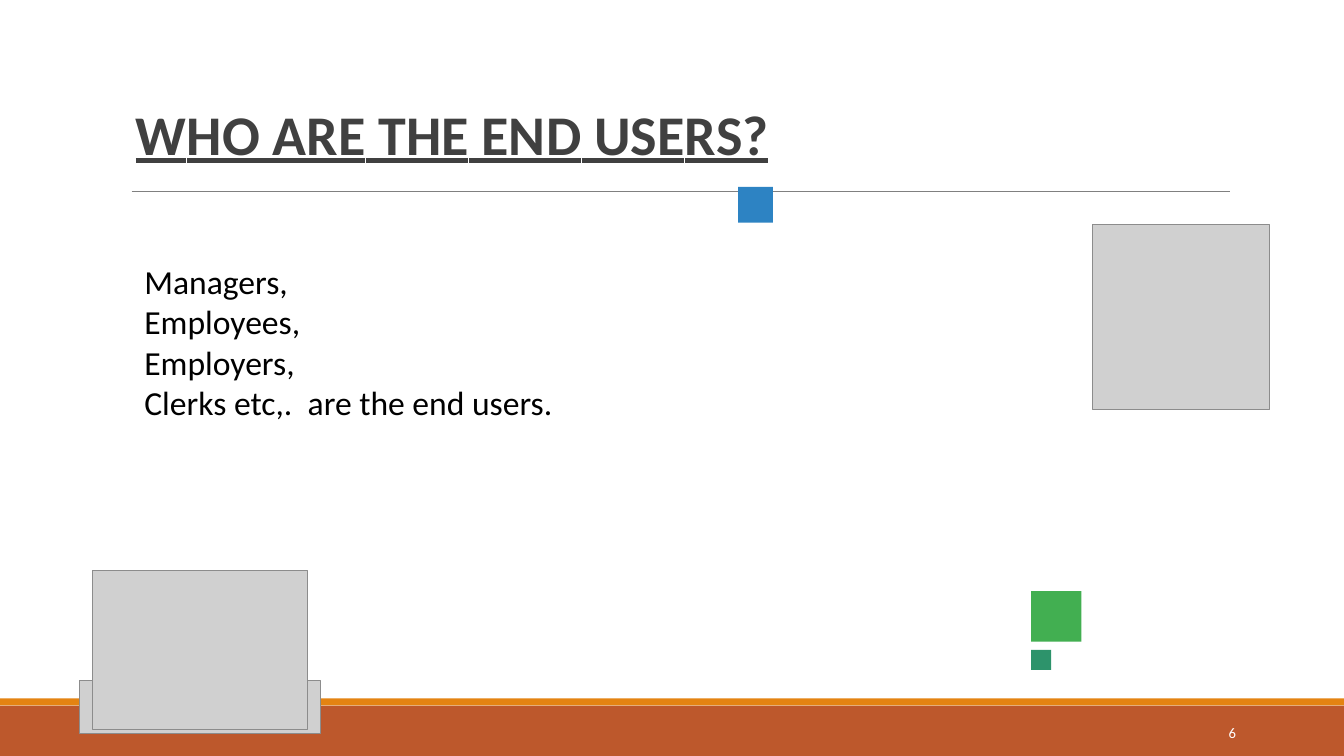
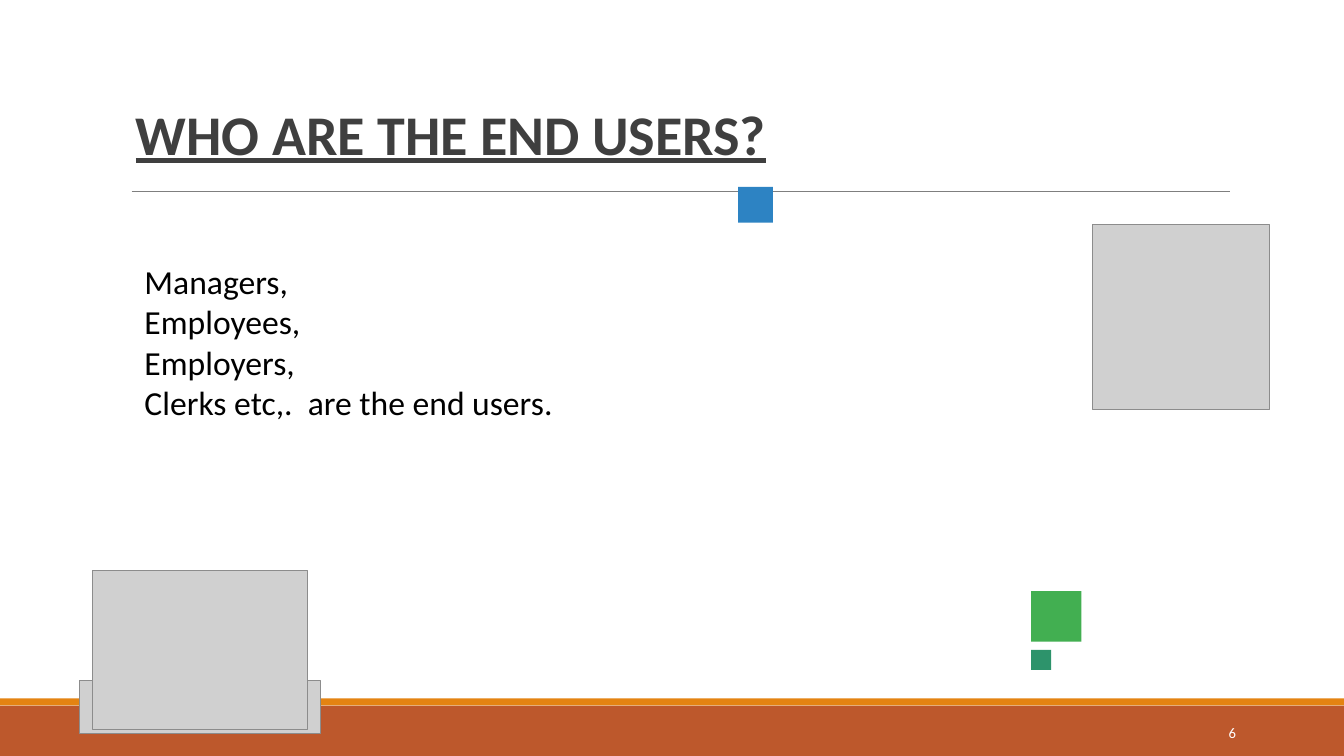
Before and after one commit to Shakthi1924/TNSDCshakthi, a slide deck: slide 6 of SHAKTHI SHRI V NM PROJECT (1).pptx. Drawn at 1344x756 pixels with LibreOffice and Linux fonts; fonts in the diff are those of the drawing; grey boxes stand for pictures. Boxes give left, top, right and bottom in pixels: in the first picture for what was removed or moved away, otherwise in the second. Text is boxed around its words. In the diff, an @@ line names an element or a change of style, - is before the commit and + after.

```diff
--- a/SHAKTHI SHRI V NM PROJECT (1).pptx
+++ b/SHAKTHI SHRI V NM PROJECT (1).pptx
@@ title "WHO ARE THE END USERS?" at (136,116,766,163): text colour #404040 to #3F3F3F; letter spacing 0.2 to 0 pt in "WHO"; letter spacing -0.2 to 0 pt in "WHO END USERS?"; letter spacing -0.1 to 0 pt in "ARE THE USERS?"; letter spacing 0.1 to 0 pt in "ARE THE END USERS?"; letter spacing 0.3 to 0 pt in "END"; letter spacing -0.5 to 0 pt in "USERS?"; less space between paragraphs @@
```
Also in this commit, not shown: 12 other slides changed.
